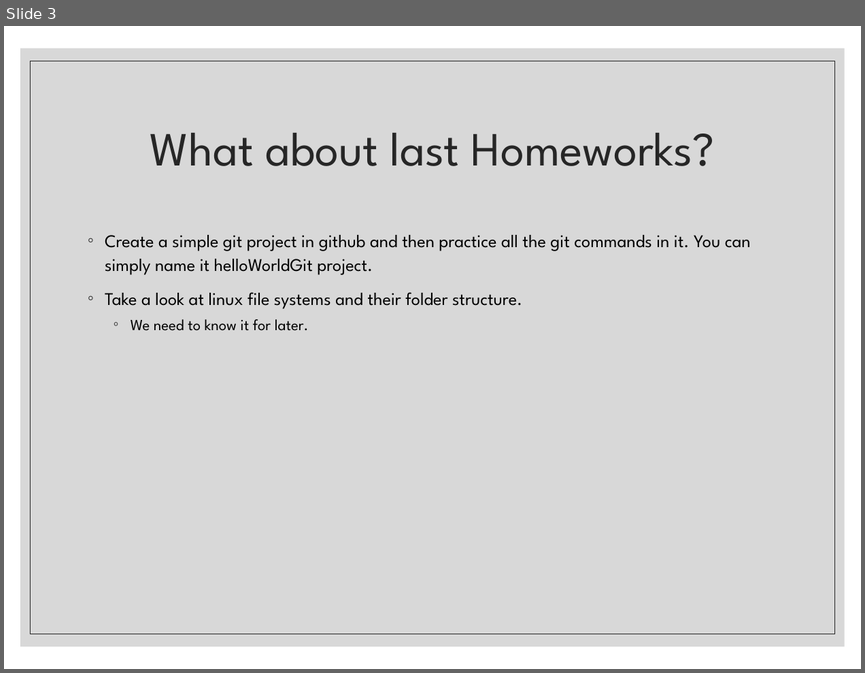
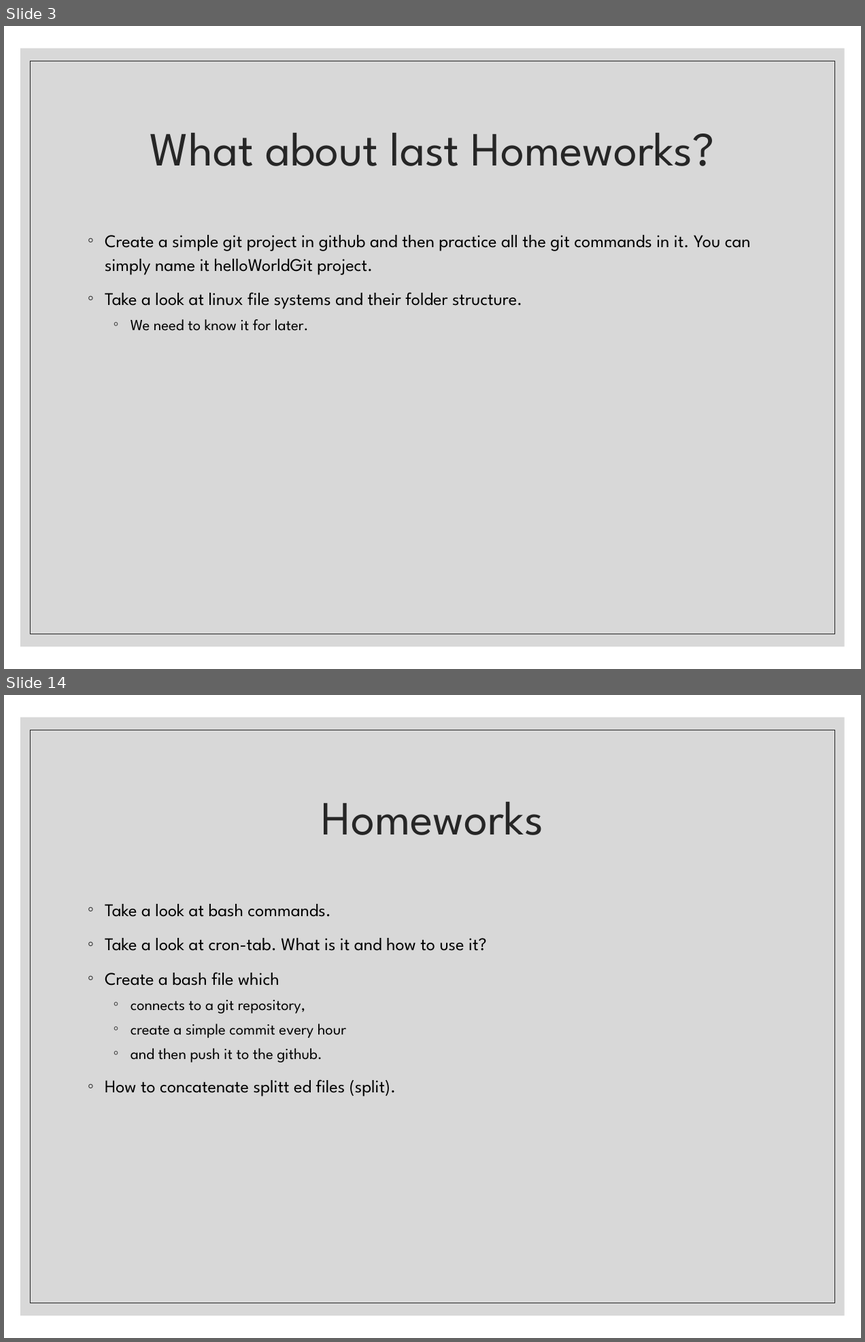
Before and after one commit to mostafa8026/ComputerProgramming-Basics, a slide deck: 02 - Linux 1.pptx. Shown one above the other, each under a label of ours: slide 3 before the commit, slides 3 and 14 after it; the slides between them are not shown. The pictures are 865x673 and 865x1342 pixels, drawn with LibreOffice and Linux fonts; fonts in the diff are those of the drawing. Boxes give left, top, right and bottom in pixels: in the first picture for what was removed or moved away, otherwise in the second. Text is boxed around its words. In the diff, an @@ line names an element or a change of style, - is before the commit and + after.

```diff
--- a/02 - Linux 1.pptx
+++ b/02 - Linux 1.pptx
@@ slide 14 added at bbox=[4, 695, 861, 1338], background #FFFFFF; not listed: 2 template elements that a slide beside it also shows @@
@@ title added at bbox=[322, 802, 543, 835], 40 pt, text #262626 @@
+Homeworks
@@ text added at bbox=[105, 904, 487, 1096], 15 pt, text #000000 @@
+◦ Take a look at bash commands.
+◦ Take a look at cron-tab. What is it and how to use it?
+◦ Create a bash file which
+  ◦ connects to a git repository,
+  ◦ create a simple commit every hour
+  ◦ and then push it to the github.
+◦ How to concatenate splitt ed files (split).
```
Also in this commit, not shown: 1 slide changed, 10 other slides added, 1 other file.
